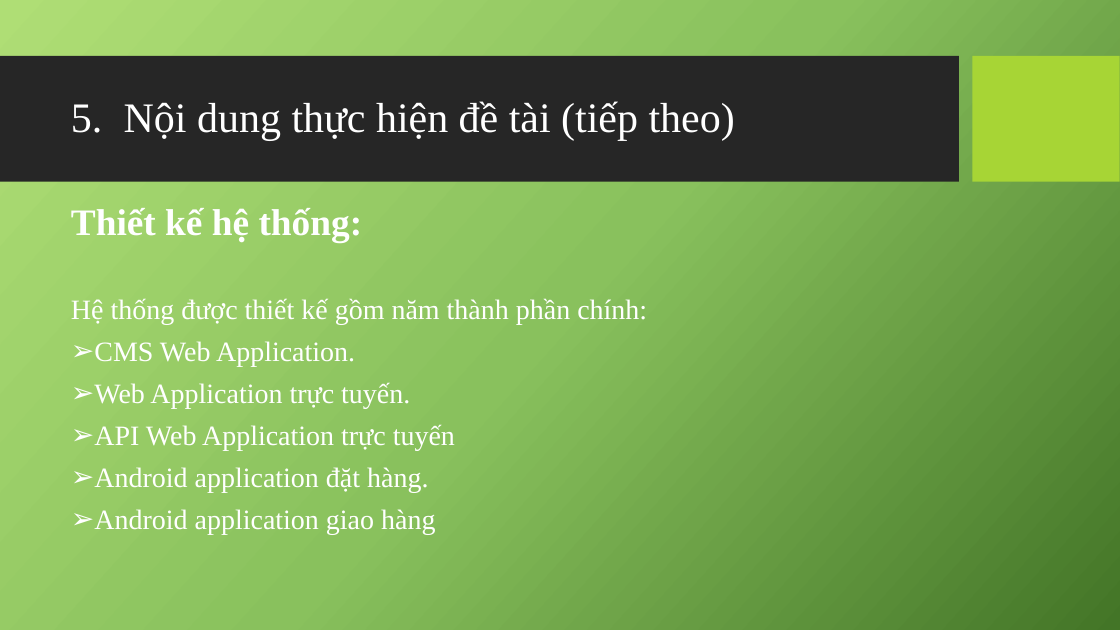
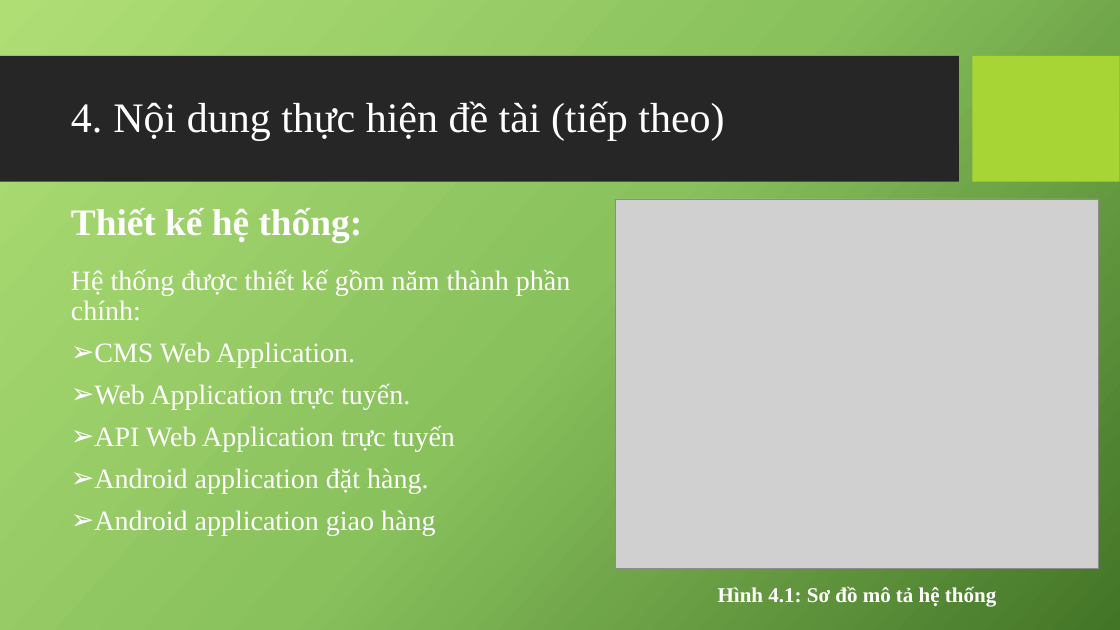
Before and after one commit to mrbadao/ordersys, a slide deck: slide 10 of 04_Documents/10520490_Khoa_Luan_Tot_Nghiep.pptx (slide 12 before the commit). Drawn at 1120x630 pixels with LibreOffice and Linux fonts; fonts in the diff are those of the drawing; grey boxes stand for pictures; background and template pictures are left out. Boxes give left, top, right and bottom in pixels: in the first picture for what was removed or moved away, otherwise in the second. Text is boxed around its words. In the diff, an @@ line names an element or a change of style, - is before the commit and + after.

```diff
--- a/04_Documents/10520490_Khoa_Luan_Tot_Nghiep.pptx
+++ b/04_Documents/10520490_Khoa_Luan_Tot_Nghiep.pptx
@@ title "Nội dung thực hiện đề ..." at [113,101,724,140]: indent changed @@
@@ picture added at [616,199,1099,568] @@
@@ text "Hệ thống được thiết kế ..." rewrapped from [71,298,647,534] to [71,269,570,535] @@
@@ text added at [718,586,996,607], 18 pt, text #FFFFFF, bold @@
+Hình 4.1: Sơ đồ mô tả hệ thống
```
Also in this commit, not shown: 18 other slides changed, 2 slides added, 19 slides removed.
